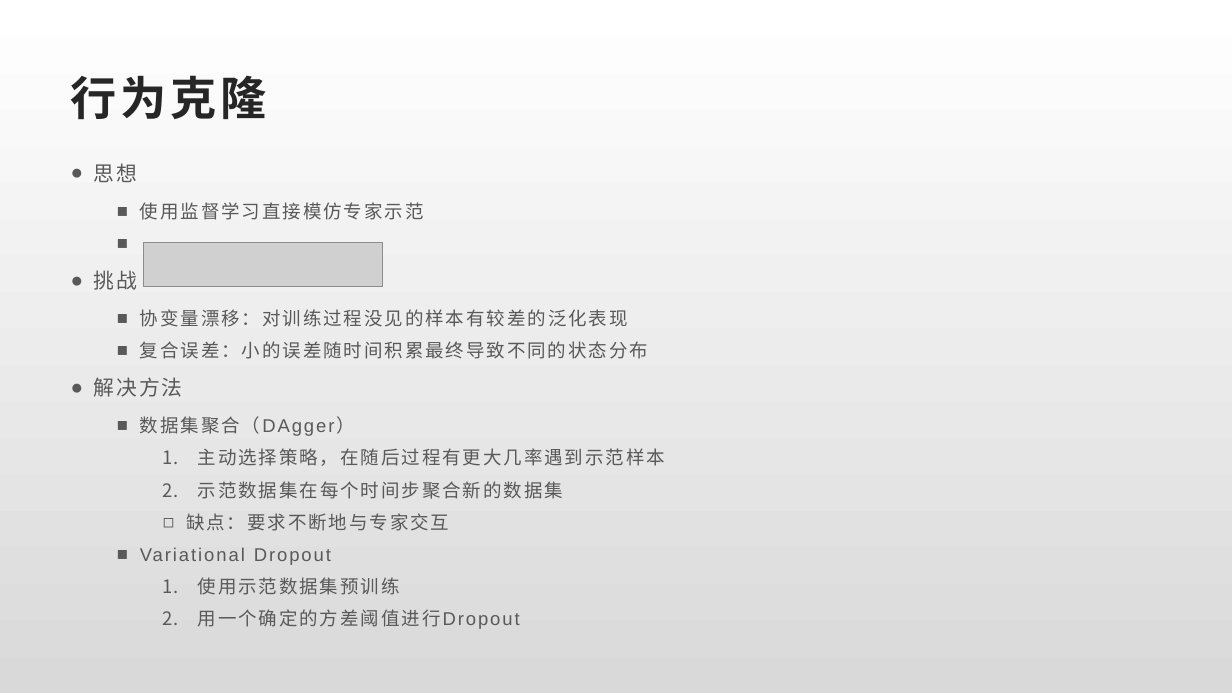
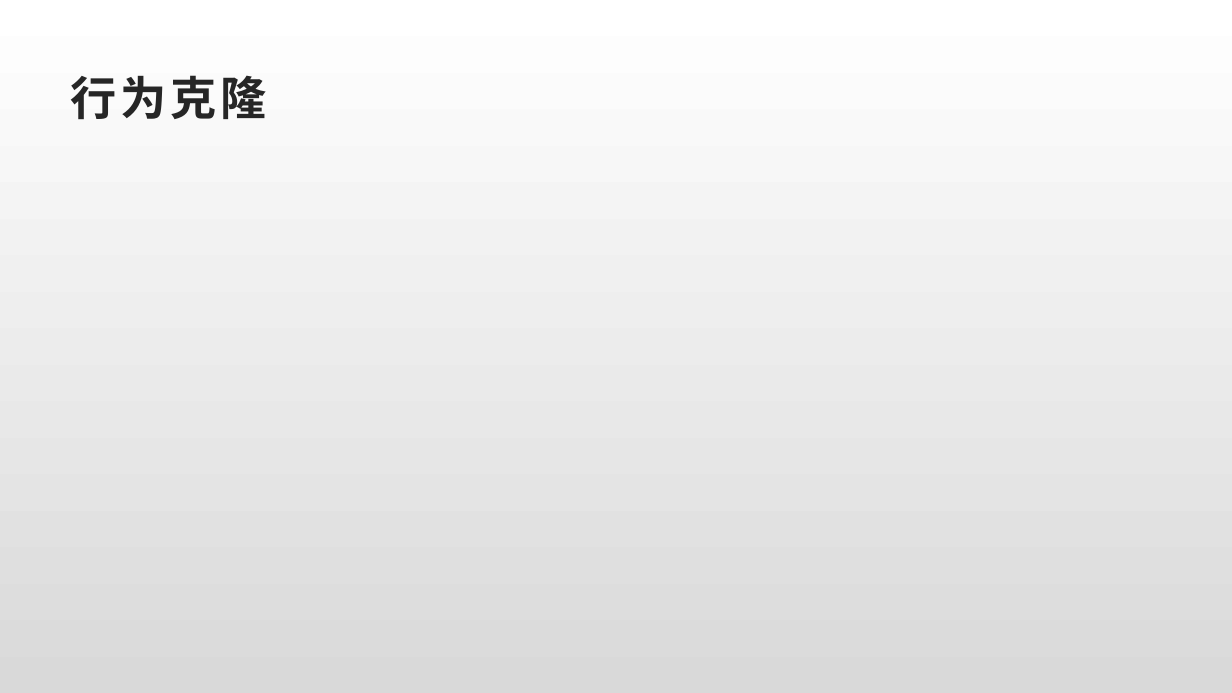
Before and after one commit to youchenlong/Code, a slide deck: slide 28 of Python/RL/深度强化学习.pptx (slide 20 before the commit). Drawn at 1232x693 pixels with LibreOffice and Linux fonts; fonts in the diff are those of the drawing; grey boxes stand for pictures; background and template pictures are left out. Boxes give left, top, right and bottom in pixels: in the first picture for what was removed or moved away, otherwise in the second. Text is boxed around its words. In the diff, an @@ line names an element or a change of style, - is before the commit and + after.

```diff
--- a/Python/RL/深度强化学习.pptx
+++ b/Python/RL/深度强化学习.pptx
@@ text removed at (94, 163, 665, 629) @@
-● 思想
-  ■ 使用监督学习直接模仿专家示范
-● 挑战
-  ■ 协变量漂移：对训练过程没见的样本有较差的泛化表现
-  ■ 复合误差：小的误差随时间积累最终导致不同的状态分布
-● 解决方法
-  ■ 数据集聚合（DAgger）
-    1. 主动选择策略，在随后过程有更大几率遇到示范样本
-    2. 示范数据集在每个时间步聚合新的数据集
-    ◻ 缺点：要求不断地与专家交互
-  ■ Variational Dropout
-    1. 使用示范数据集预训练
-    2. 用一个确定的方差阈值进行Dropout
@@ picture removed at (143, 242, 383, 287) @@
```
Also in this commit, not shown: 10 other slides changed, 8 slides added, 27 other files.
